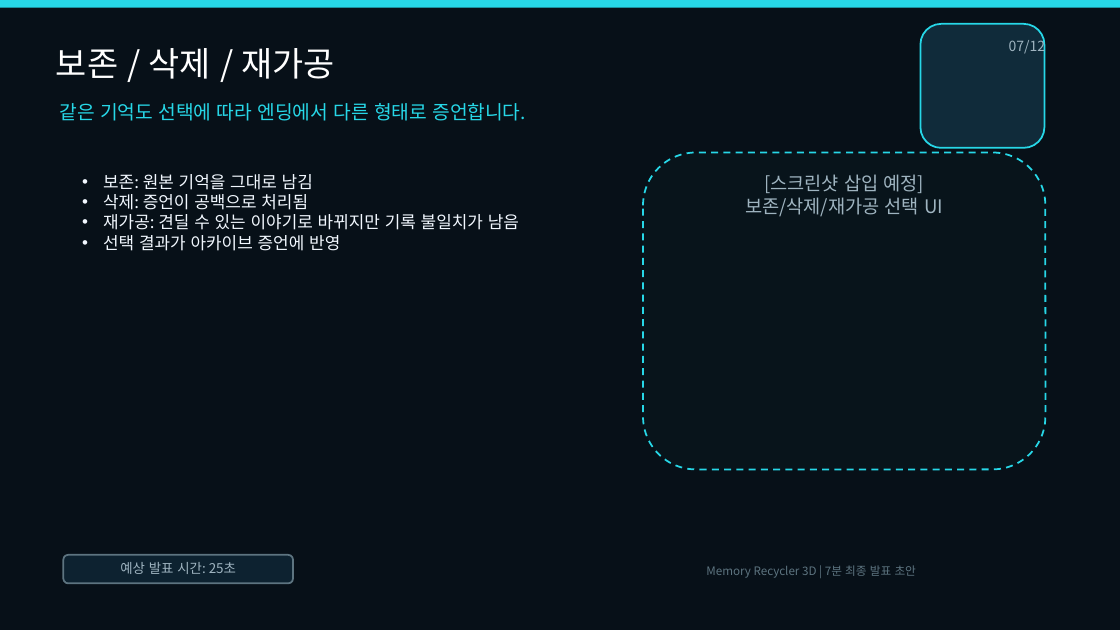
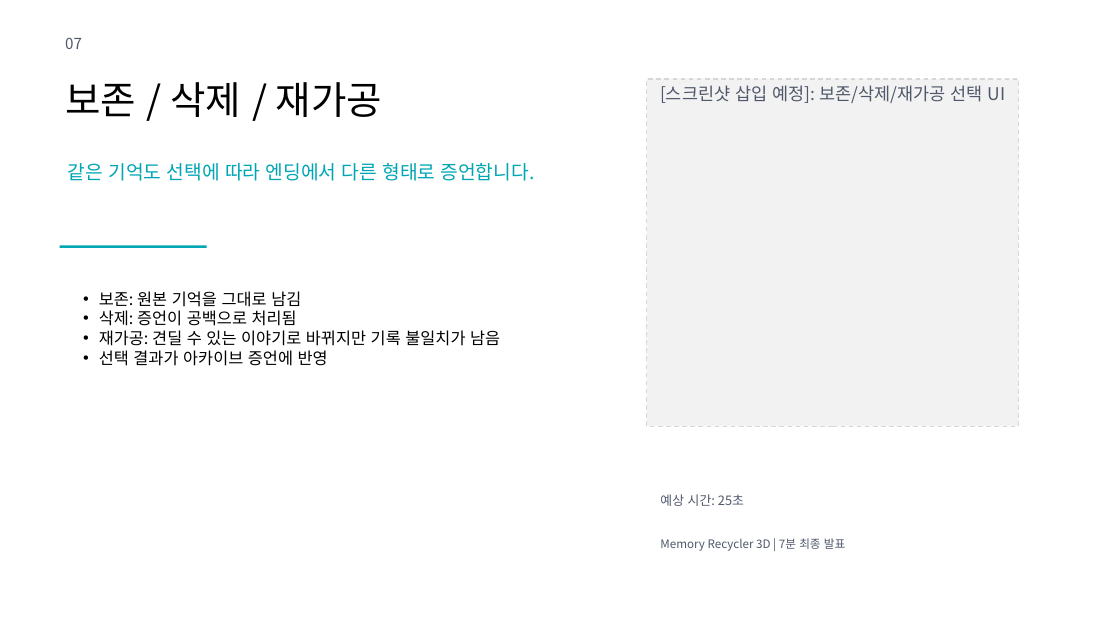
Before and after one commit to wodnd0403/memory_recycler, a slide deck: slide 7 of Docs/MemoryRecycler3D_Final_Presentation.pptx. Drawn at 1120x630 pixels with LibreOffice and Linux fonts; fonts in the diff are those of the drawing. Boxes give left, top, right and bottom in pixels: in the first picture for what was removed or moved away, otherwise in the second. Text is boxed around its words. In the diff, an @@ line names an element or a change of style, - is before the commit and + after.

Commit message:
fix: 템플릿 기반 최종 발표 PPT 한글 정상화

```diff
--- a/Docs/MemoryRecycler3D_Final_Presentation.pptx
+++ b/Docs/MemoryRecycler3D_Final_Presentation.pptx
@@ rectangle removed at <box>0,0,1120,630</box> @@
@@ rectangle removed at <box>0,0,1120,8</box> @@
@@ rounded rectangle removed at <box>921,24,1045,148</box> @@
@@ text at <box>65,37,82,49</box>: text changed; size 12 to 13 pt; text colour #9FB4C0 to #50586B @@
-07/12
+07
@@ text "보존 / 삭제 / 재가공": place and size @@
-text "보존 / 삭제 / 재가공" at <box>56,48,334,79</box>
+text "보존 / 삭제 / 재가공" at <box>65,82,382,117</box>
@@ text "보존 / 삭제 / 재가공" at <box>65,82,382,117</box>: size 29 to 33 pt, text colour #FFFFFF to #000000 @@
@@ rectangle "[스크린샷 삽입 예정]: 보존/삭제/재가공 선택 ...": place and size @@
-rectangle "[스크린샷 삽입 예정]: 보존/삭제/재가공 선택 ..." at <box>644,153,1046,470</box>
+rectangle "[스크린샷 삽입 예정]: 보존/삭제/재가공 선택 ..." at <box>647,79,1019,426</box>
@@ rectangle "[스크린샷 삽입 예정]: 보존/삭제/재가공 선택 ..." at <box>647,79,1019,426</box>: rounded rectangle to rectangle; fill #08141B to #F2F2F2; outline #27D7E7 1.5 pt dashed to #D7D7D7 1 pt dashed @@
@@ text in rectangle at <box>660,85,1006,103</box>: text changed; size 16 to 15 pt; text colour #9FB4C0 to #50586B @@
-[스크린샷 삽입 예정]
-보존/삭제/재가공 선택 UI
+[스크린샷 삽입 예정]: 보존/삭제/재가공 선택 UI
@@ text "같은 기억도 선택에 따라 엔딩에서 ...": place and size @@
-text "같은 기억도 선택에 따라 엔딩에서 ..." at <box>60,103,526,121</box>
+text "같은 기억도 선택에 따라 엔딩에서 ..." at <box>68,163,535,181</box>
@@ text "같은 기억도 선택에 따라 엔딩에서 ..." at <box>68,163,535,181</box>: text colour #27D7E7 to #00A6B4 @@
@@ rectangle added at <box>60,245,207,248</box>, fill #00A6B4 @@
@@ text "보존: 원본 기억을 그대로 남김": place and size @@
-text "보존: 원본 기억을 그대로 남김" at <box>103,174,519,251</box>
+text "보존: 원본 기억을 그대로 남김" at <box>99,291,500,366</box>
@@ text "보존: 원본 기억을 그대로 남김" at <box>99,291,500,366</box>: size 14.5 to 14 pt, text colour #F2F8FF to #000000; indent changed @@
@@ text "예상 시간: 25초": place and size @@
-text "예상 시간: 25초" at <box>63,555,292,584</box>
+text "예상 시간: 25초" at <box>660,494,744,506</box>
@@ text "예상 시간: 25초" at <box>660,494,744,506</box>: fill #0D2230 to none; outline #5D7480 1.5 pt to none @@
@@ text at <box>660,494,744,506</box>: text changed; size 11.5 to 11 pt; text colour #9FB4C0 to #50586B @@
-예상 발표 시간: 25초
+예상 시간: 25초
@@ text at <box>660,538,845,551</box>: text changed; text colour #5D7480 to #50586B @@
-Memory Recycler 3D | 7분 최종 발표 초안
+Memory Recycler 3D | 7분 최종 발표
```
Also in this commit, not shown: 11 other slides changed, 2 other files.
